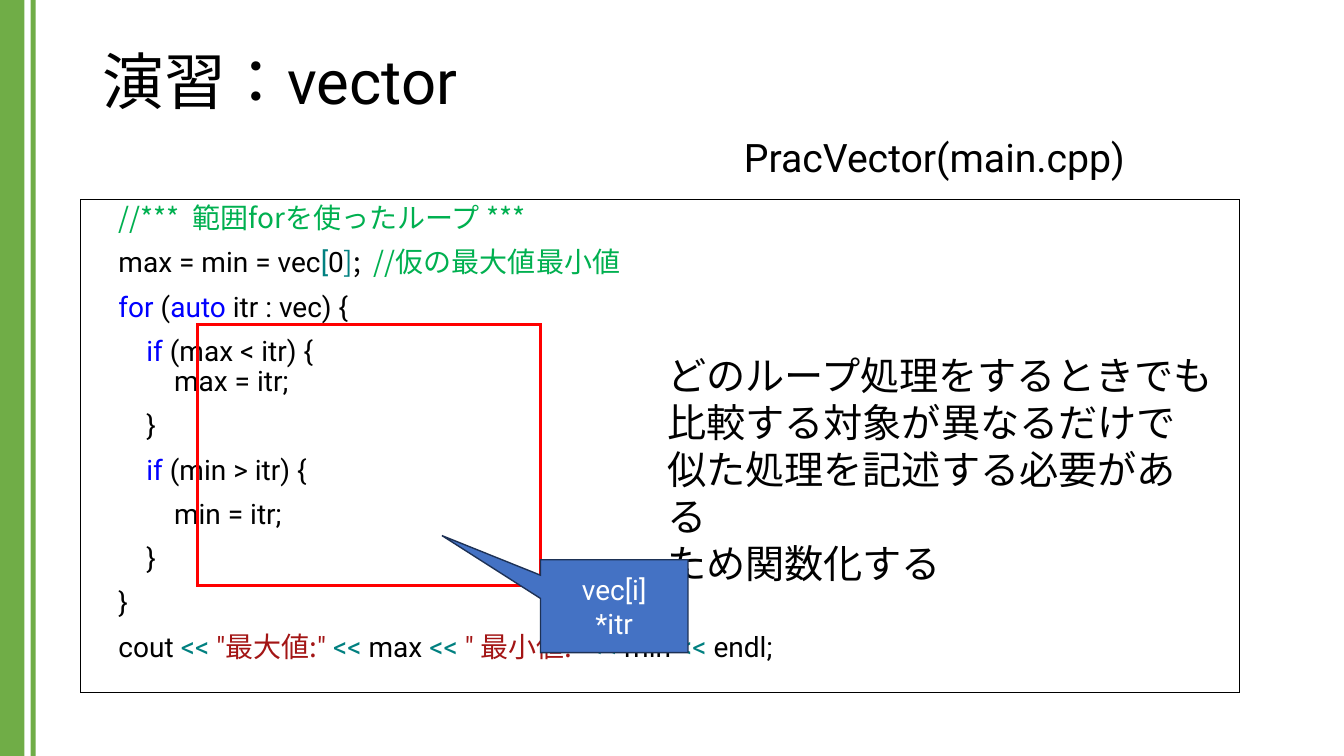
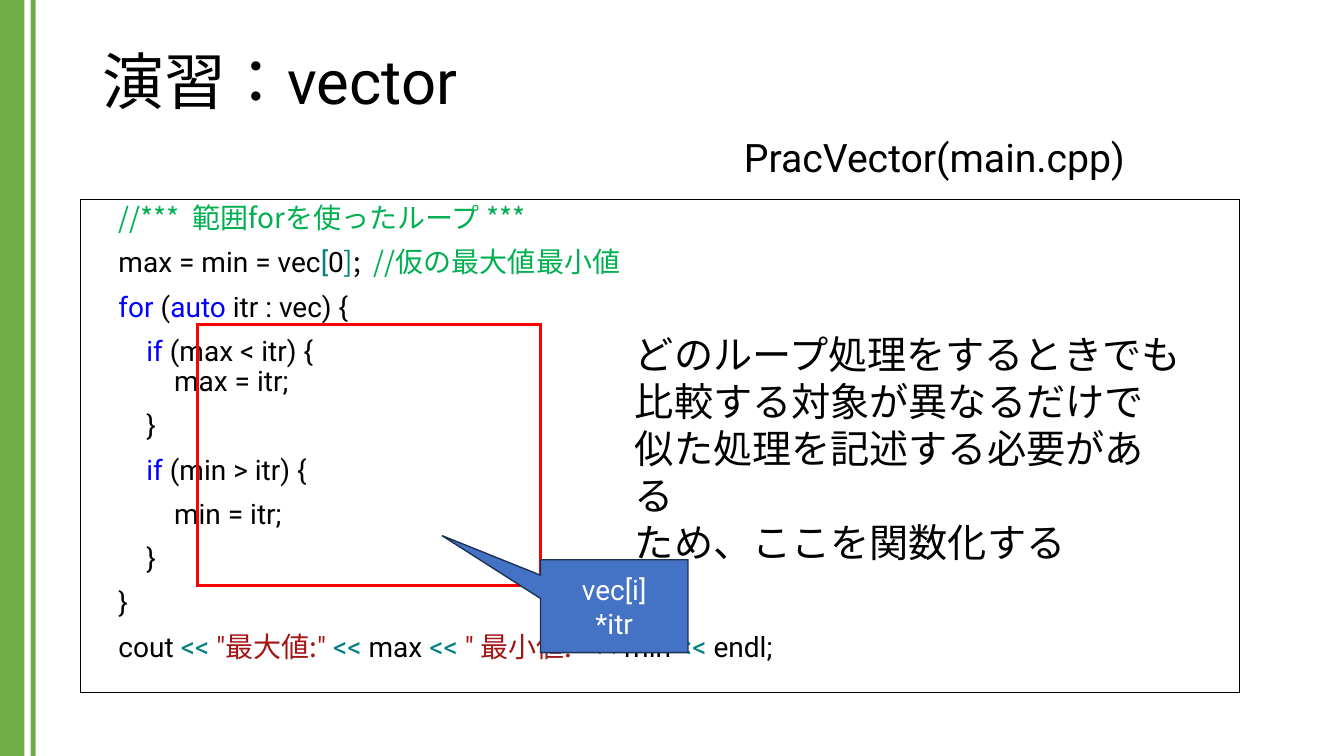
Before and after one commit to kic-murata/cpp2024, a slide deck: slide 7 of 授業資料/演習課題：vector.pptx. Drawn at 1344x756 pixels with LibreOffice and Linux fonts; fonts in the diff are those of the drawing. Boxes give left, top, right and bottom in pixels: in the first picture for what was removed or moved away, otherwise in the second. Text is boxed around its words. In the diff, an @@ line names an element or a change of style, - is before the commit and + after.

```diff
--- a/授業資料/演習課題：vector.pptx
+++ b/授業資料/演習課題：vector.pptx
@@ text "どのループ処理をするときでも": place and size @@
-text "どのループ処理をするときでも" at (667, 357, 1213, 589)
+text "どのループ処理をするときでも" at (635, 336, 1181, 568)
@@ text at (635, 430, 1144, 568): text changed @@
-似た処理を記述する必要がある
-ため関数化する
+似た処理を記述する必要がある
+ため、ここを関数化する
```
Also in this commit, not shown: 5 other slides changed, 1 slide added, 1 other file.
